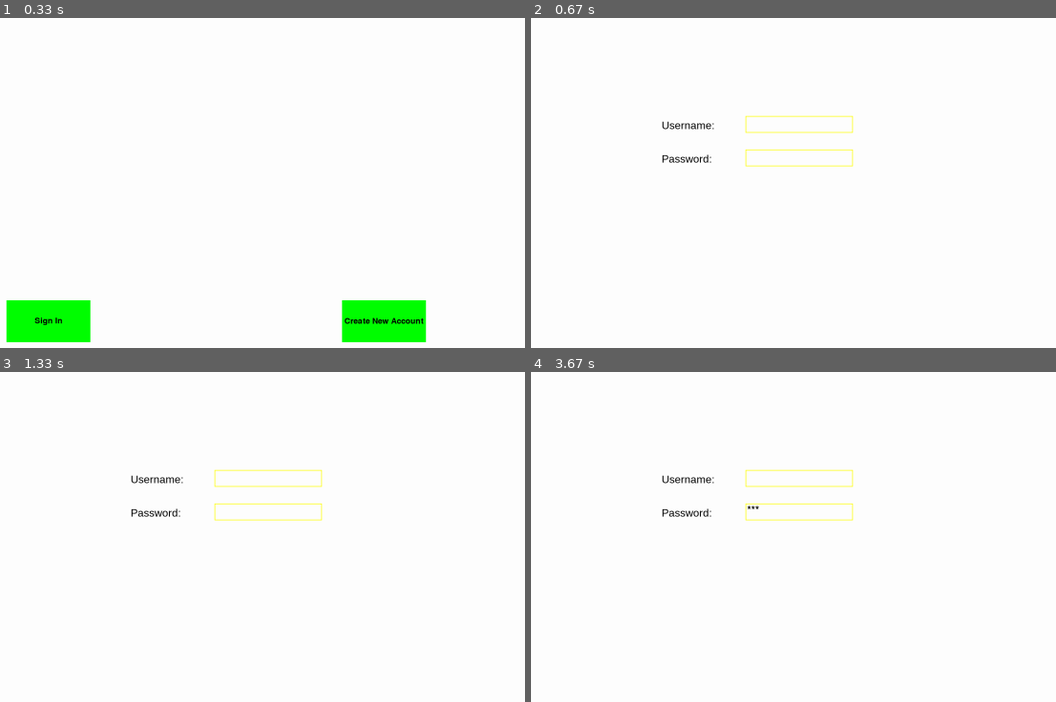
Above: before the commit, frames 1-4 (two rows, left to right).
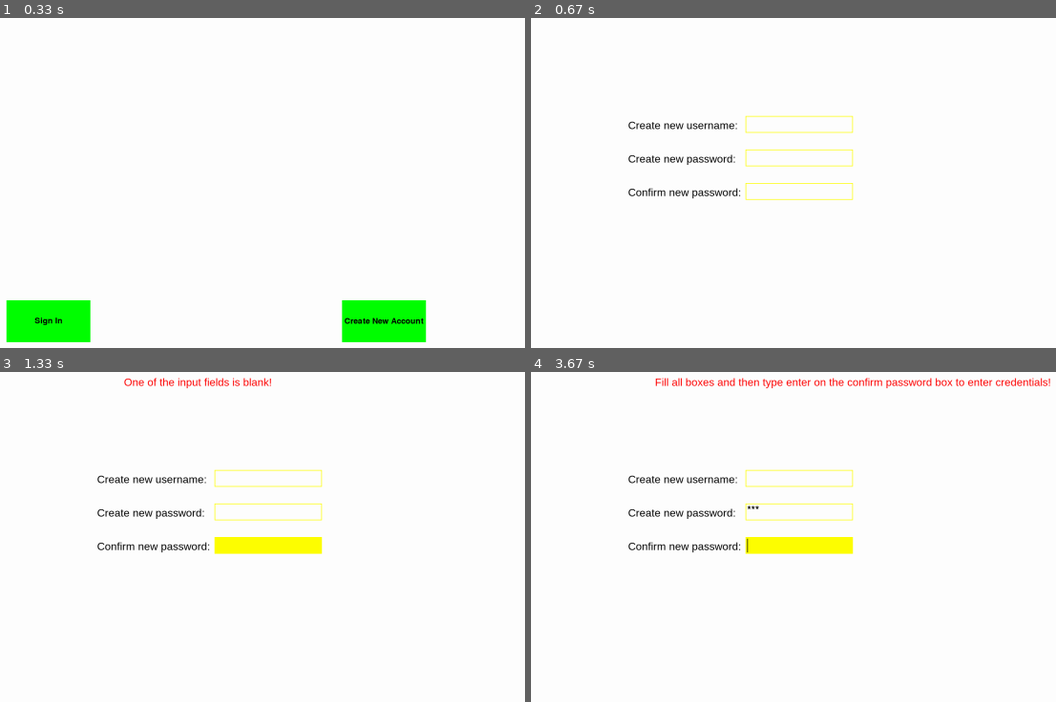
Above: after the commit, the same moments.

Repository: Parryhip/Final-Project-Pygame
Game: pygame game, started from sign_in.py
The game is run twice, just before and just after one commit, with the same random seed, the same clock (stepped at 60 frames per second) and the same inputs.
Inputs (mouse positions are in pixels of both pictures, inside the frame that each line leads up to):
- Up to frame 1 (0.33 s): no input
- Up to frame 2 (0.67 s): click "Create New Account" at 0.38 s
- Up to frame 3 (1.33 s): click (267, 546) at 0.72 s; tap Enter at 1 s
- Up to frame 4 (3.67 s): click (outside the picture) at 1.38 s; click (798, 477) at 1.72 s; tap Enter at 2, 3 s; click (798, 510) at 2.38 s; type "ann" at 2.67 s; click (1024, 457) at 3.27 s; click (798, 546) at 3.6 s

Frame 1 is identical in both runs. In frame 2, 1.1% of the frame differs, in the area x 18-62%, y 31-56%; in frame 3, 2.3%; in frame 4, 2.9%, in the area x 18-99%, y 1-56%.

Commit message:
finish making new user in leaderboard.py and finish sign up in sigin.py

Diff:
--- a/leaderboard.py
+++ b/leaderboard.py
@@ -98,3 +98,8 @@
         scores.sort(key= lambda x: float(x[1]), reverse=reverseornot)
 
         return scores
+
+#function to input a new user
+def new_user(username):
+    with open("signin.txt", "a") as file:
+        pass
--- a/sign_in.py
+++ b/sign_in.py
@@ -97,6 +97,7 @@
     passwordtitle = "Password:"
     newusernametitle = "Create new username:"
     newpasswordtitle = "Create new password:"
+    confpasswordtitle = "Confirm new password:"
 
     if signin:
         username_rect = pygame.Rect(screen.get_width() // 2 - 160, 600, 320, 50)
@@ -105,12 +106,14 @@
         username_active = False
         password_active = False
 
+        #text to show in the text boxes
         username_text = ""
         password_text = ""
 
+        #setting up the cursor diplay on the text box
         cursor_visible = True
         cursor_timer = 0
-        cursor_interval = 500  # milliseconds
+        cursor_interval = 500  #in milliseconds
 
         while run:
             dt = clock.tick(60)
@@ -151,18 +154,18 @@
                         else:
                             password_text += event.unicode
 
-            #draw everything
+            #clear screen
             screen.fill((255, 255, 255))
 
             #labels
             screen.blit(normal_font.render(usernametitle, True, "black"), (username_rect.x - 250, username_rect.y + 10))
             screen.blit(normal_font.render(passwordtitle, True, "black"), (password_rect.x - 250, password_rect.y + 10))
 
-            #Draw input boxes
+            #draw input boxes
             pygame.draw.rect(screen, "yellow", username_rect, 0 if username_active else 2)
             pygame.draw.rect(screen, "yellow", password_rect, 0 if password_active else 2)
 
-            #get best fonts using your function
+            #get best fonts
             font_username = get_best_font(username_text, username_rect.w - 10, username_rect.h - 10)
             font_password = get_best_font("*" * len(password_text), password_rect.w - 10, password_rect.h - 10)
 
@@ -179,22 +182,38 @@
                     cursor_x = font_password.size("*" * len(password_text))[0] + password_rect.x + 5
                     pygame.draw.line(screen, "black", (cursor_x, password_rect.y + 5), (cursor_x, password_rect.y + password_rect.h - 5), 2)
 
+            #updating whole display
             pygame.display.flip()
 
 
     if signup:
+        #text boxes
         username_rect = pygame.Rect(screen.get_width() // 2 - 160, 600, 320, 50)
         password_rect = pygame.Rect(screen.get_width() // 2 - 160, 700, 320, 50)
-
+        confpassword_rect = pygame.Rect(screen.get_width() // 2 - 160, 800, 320, 50)
+
+        #don't activate the text boxes
         username_active = False
         password_active = False
-
+        confpassword_active = False
+
+        #starting text for input boxes
         username_text = ""
         password_text = ""
-
+        confpassword_text = ""
+
+        #cursor stuff
         cursor_visible = True
         cursor_timer = 0
-        cursor_interval = 500  # milliseconds
+        cursor_interval = 500
+
+        #don't display error messages
+        displayerror1 = False
+        displayerror2 = False
+        displayerror3 = False
+
+        #don't breakout yet
+        breakout = False
 
         while run:
             dt = clock.tick(60)
@@ -212,10 +231,17 @@
                     if username_rect.collidepoint(event.pos):
                         username_active = True
                         password_active = False
+                        confpassword_active = False
                     elif password_rect.collidepoint(event.pos):
                         password_active = True
                         username_active = False
+                        confpassword_active = False
+                    elif confpassword_rect.collidepoint(event.pos):
+                        confpassword_active = True
+                        password_active = False
+                        username_active = False
                     else:
+                        confpassword_active = False
                         username_active = False
                         password_active = False
 
@@ -224,35 +250,70 @@
                         if event.key == pygame.K_BACKSPACE:
                             username_text = username_text[:-1]
                         elif event.key == pygame.K_RETURN:
-                            inputtedusername = username_text
+                            displayerror1 = True
                         else:
                             username_text += event.unicode
                     elif password_active:
                         if event.key == pygame.K_BACKSPACE:
                             password_text = password_text[:-1]
                         elif event.key == pygame.K_RETURN:
-                            inputtedpassword = password_text
+                            displayerror1 = True
                         else:
                             password_text += event.unicode
+                    elif confpassword_active:
+                        if event.key == pygame.K_BACKSPACE:
+                            confpassword_text = confpassword_text[:-1]
+                        elif event.key == pygame.K_RETURN:
+                            if username_text == "" or password_text == "" or confpassword_text == "":
+                                displayerror3 = True
+                            else:
+                                displayerror1 = False
+                                inputtedusername = username_text
+                                inputtedpassword = password_text
+                                confpassword = confpassword_text
+                                if password_text == confpassword:
+
+                                    breakout = True
+                                    displayerror2 = False
+                                else:
+                                    displayerror2 = True
+                        else:
+                            confpassword_text += event.unicode
+
+            #if breakout, do so
+            if breakout:
+                break
 
             #draw everything
             screen.fill((255, 255, 255))
 
             #labels
-            screen.blit(normal_font.render(usernametitle, True, "black"), (username_rect.x - 250, username_rect.y + 10))
-            screen.blit(normal_font.render(passwordtitle, True, "black"), (password_rect.x - 250, password_rect.y + 10))
-
-            #Draw input boxes
+            screen.blit(normal_font.render(newusernametitle, True, "black"), (username_rect.x - 350, username_rect.y + 10))
+            screen.blit(normal_font.render(newpasswordtitle, True, "black"), (password_rect.x - 350, password_rect.y + 10))
+            screen.blit(normal_font.render(confpasswordtitle, True, "black"), (confpassword_rect.x - 350, confpassword_rect.y + 10))
+
+            #draw input boxes
             pygame.draw.rect(screen, "yellow", username_rect, 0 if username_active else 2)
             pygame.draw.rect(screen, "yellow", password_rect, 0 if password_active else 2)
-
-            #get best fonts using your function
+            pygame.draw.rect(screen, "yellow", confpassword_rect, 0 if confpassword_active else 2)
+
+            #get best fonts
             font_username = get_best_font(username_text, username_rect.w - 10, username_rect.h - 10)
             font_password = get_best_font("*" * len(password_text), password_rect.w - 10, password_rect.h - 10)
+            font_confirm_password = get_best_font("*" * len(confpassword_text), password_rect.w - 10, password_rect.h - 10)
 
             #render text
             screen.blit(font_username.render(username_text, True, "black"), (username_rect.x + 5, username_rect.y + 5))
             screen.blit(font_password.render("*" * len(password_text), True, "black"), (password_rect.x + 5, password_rect.y + 5))
+            screen.blit(font_confirm_password.render("*" * len(confpassword_text), True, "black"), (confpassword_rect.x + 5, confpassword_rect.y + 5))
+
+            #error messages
+            if displayerror1:
+                screen.blit(normal_font.render("Fill all boxes and then type enter on the confirm password box to enter credentials!", True, "red"), (850, 320))
+            elif displayerror2:
+                screen.blit(normal_font.render("The passwords do not match!", True, "red"), (850, 320))
+            elif displayerror3:
+                screen.blit(normal_font.render("One of the input fields is blank!", True, "red"), (850, 320))
 
             #blinking cursor
             if cursor_visible:
@@ -262,7 +323,22 @@
                 elif password_active:
                     cursor_x = font_password.size("*" * len(password_text))[0] + password_rect.x + 5
                     pygame.draw.line(screen, "black", (cursor_x, password_rect.y + 5), (cursor_x, password_rect.y + password_rect.h - 5), 2)
+                elif confpassword_active:
+                    cursor_x = font_confirm_password.size("*" * len(confpassword_text))[0] + confpassword_rect.x + 5
+                    pygame.draw.line(screen, "black", (cursor_x, confpassword_rect.y + 5), (cursor_x, confpassword_rect.y + confpassword_rect.h - 5), 2)
 
             pygame.display.flip()
 
+        #if the user went through the sign up space
+        if signup:
+            while True:
+                screen.fill((255,255,255))
+                for event in pygame.event.get():
+                    if event.type == pygame.QUIT:
+                        pygame.quit()
+
+                screen.blit(normal_font.render("New account created successfully!", True, "black"), (screen.get_width // 2, screen.get_height // 2))
+
+                pygame.display.flip()
+
 sign_in()
